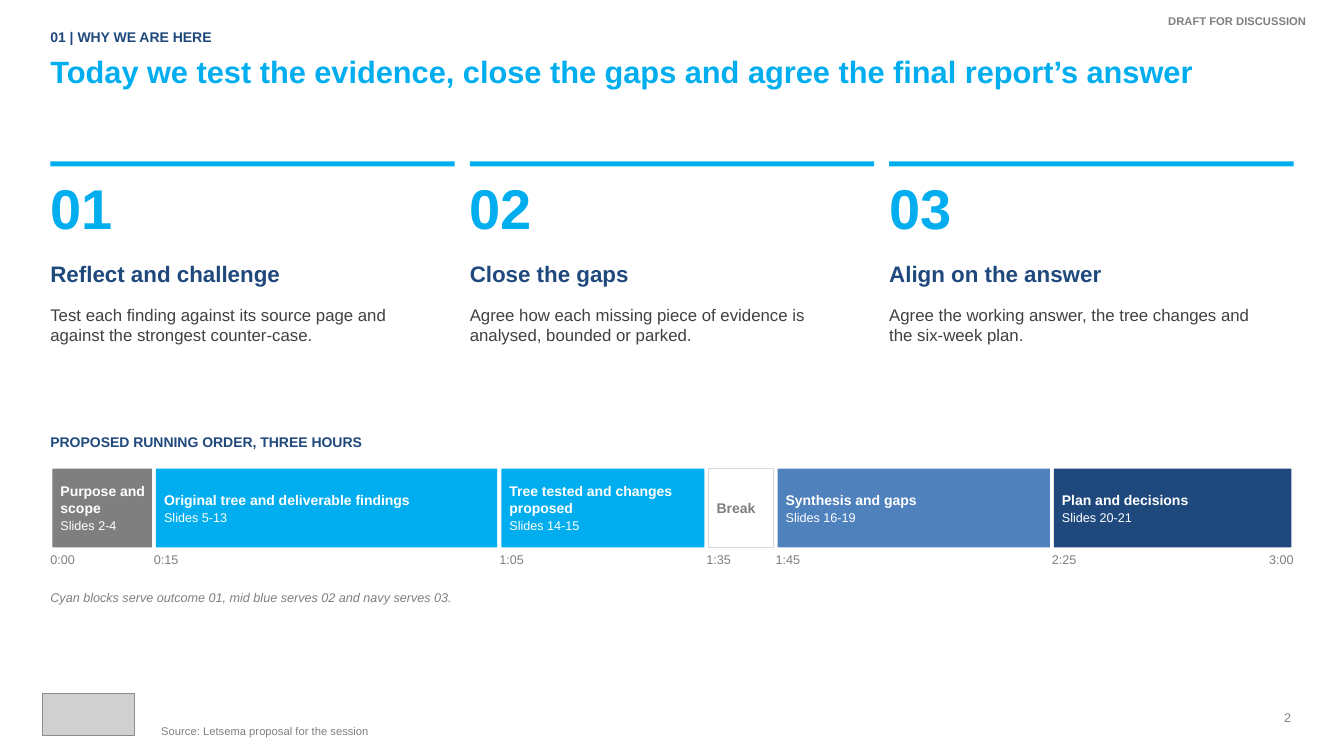
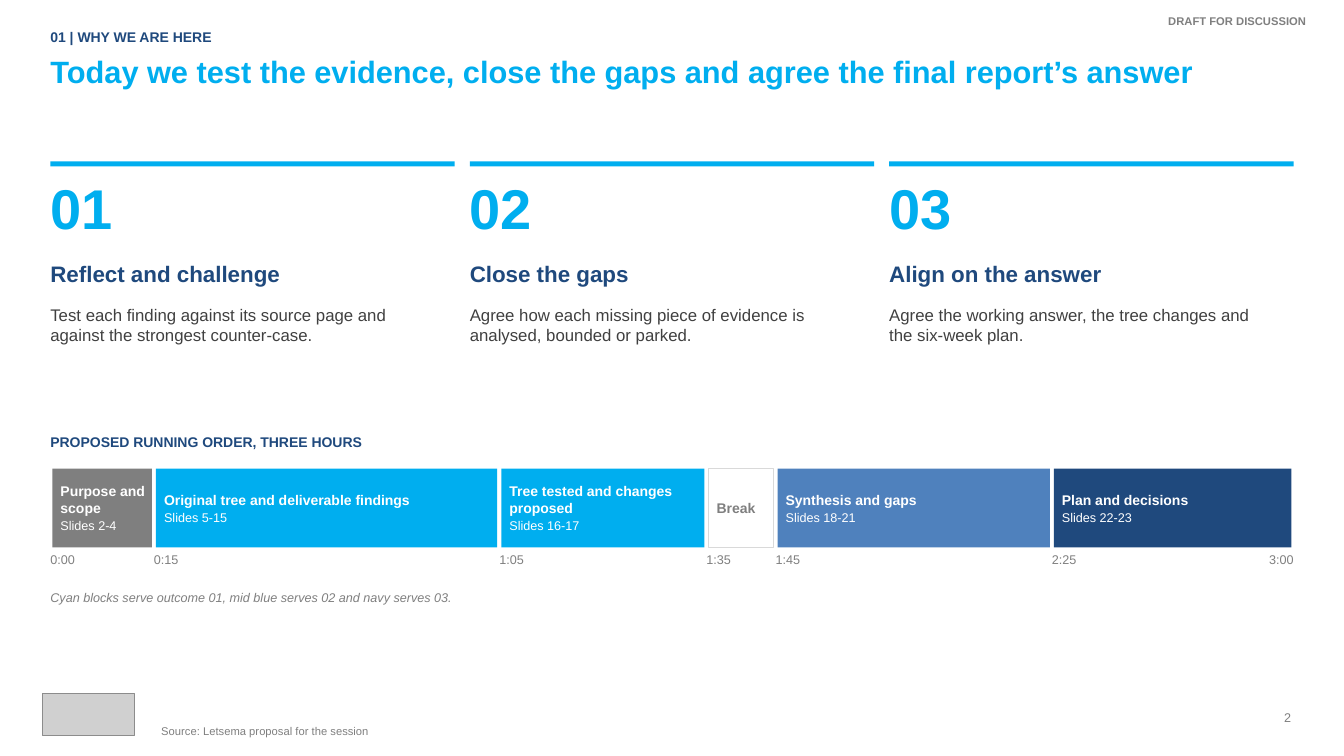
Before and after one commit to Adamastor-ZA/Letsema, a slide deck: slide 2 of deliverables/Wesgro_Unlocking_Tourism_Summary_of_Findings_v3_Board_Oct2026.pptx. Drawn at 1344x756 pixels with LibreOffice and Linux fonts; fonts in the diff are those of the drawing; grey boxes stand for pictures. Boxes give left, top, right and bottom in pixels: in the first picture for what was removed or moved away, otherwise in the second. Text is boxed around its words. In the diff, an @@ line names an element or a change of style, - is before the commit and + after.

```diff
--- a/deliverables/Wesgro_Unlocking_Tourism_Summary_of_Findings_v3_Board_Oct2026.pptx
+++ b/deliverables/Wesgro_Unlocking_Tourism_Summary_of_Findings_v3_Board_Oct2026.pptx
@@ text at bbox=[164, 513, 227, 522]: text changed @@
-Slides 5-13
+Slides 5-15
@@ text at bbox=[509, 521, 579, 530]: text changed @@
-Slides 14-15
+Slides 16-17
@@ text at bbox=[786, 513, 855, 522]: text changed @@
-Slides 16-19
+Slides 18-21
@@ text at bbox=[1062, 513, 1132, 522]: text changed @@
-Slides 20-21
+Slides 22-23
```
Also in this commit, not shown: 11 other slides changed, 2 slides added, 1 other file.
